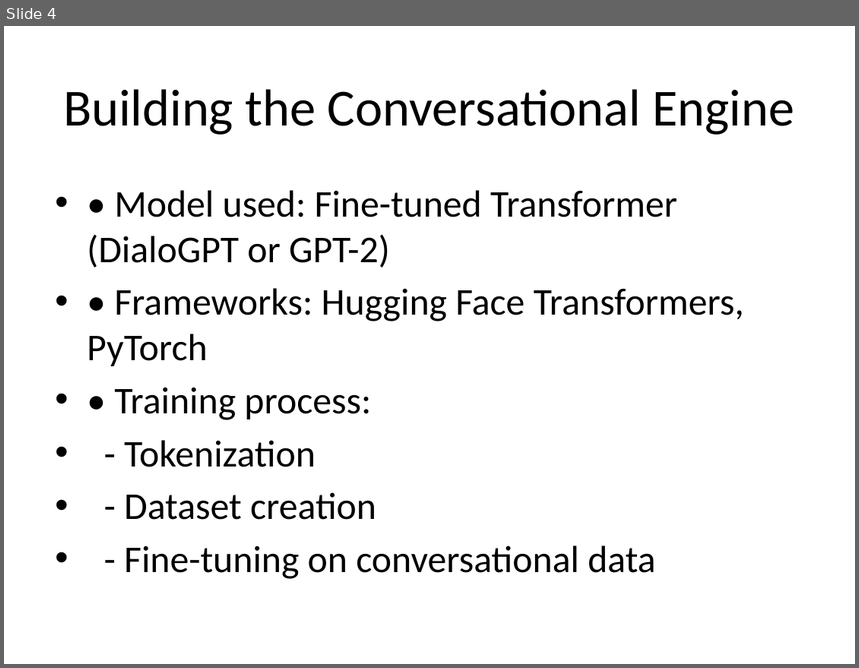
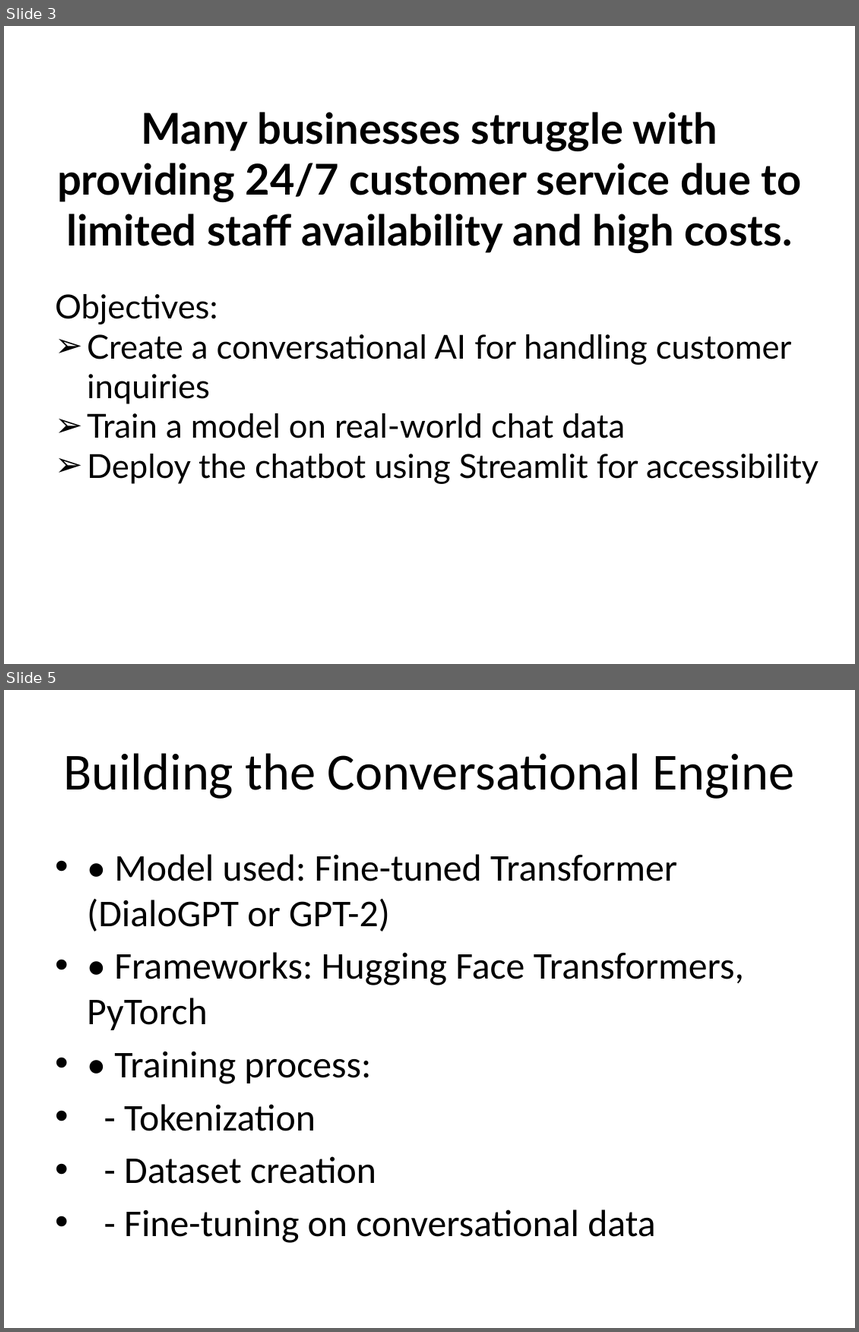
Before and after one commit to Hellenmwaniki/Codebyte---Capstone-Project-, a slide deck: none-technical-presentation/Brian_Chatbot_Presentation.pptx. Shown one above the other, each under a label of ours: slide 4 before the commit, slides 3 and 5 after it; the slides between them are not shown. The pictures are 859x668 and 859x1332 pixels, drawn with LibreOffice and Linux fonts; fonts in the diff are those of the drawing. Boxes give left, top, right and bottom in pixels: in the first picture for what was removed or moved away, otherwise in the second. Text is boxed around its words. In the diff, an @@ line names an element or a change of style, - is before the commit and + after.

```diff
--- a/none-technical-presentation/Brian_Chatbot_Presentation.pptx
+++ b/none-technical-presentation/Brian_Chatbot_Presentation.pptx
@@ slide 3 added at box(4, 26, 855, 664), background #FFFFFF @@
@@ title added at box(57, 112, 802, 253), 36 pt, text #000000, bold @@
+Many businesses struggle with providing 24/7 customer service due to limited staff availability and high costs.
@@ text added at box(55, 294, 819, 484), 28 pt, text #000000 @@
+Objectives:
+➢ Create a conversational AI for handling customer inquiries
+➢ Train a model on real-world chat data
+➢ Deploy the chatbot using Streamlit for accessibility
@@ what was slide 4 is now slide 5 @@
```
Also in this commit, not shown: 4 slides changed, 2 other files.
